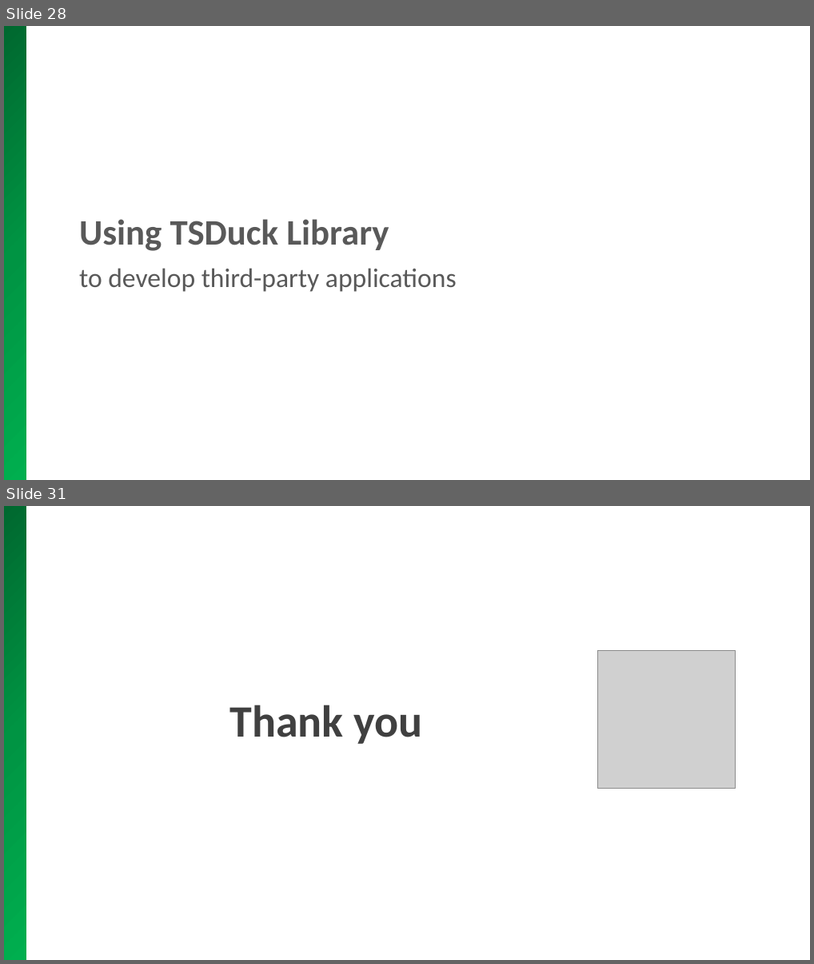
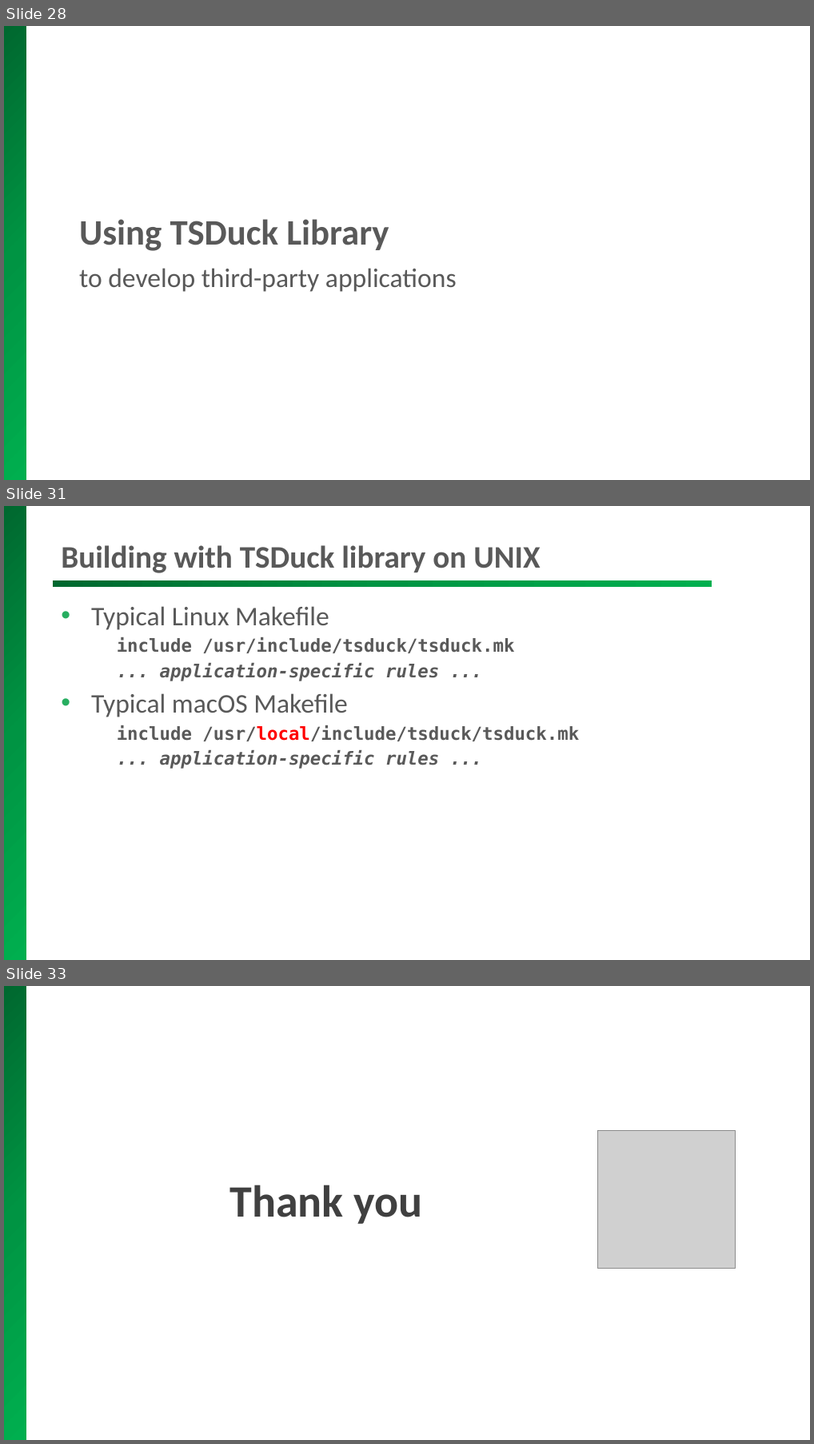
Before and after one commit to tsduck/tsduck, a slide deck: doc/tsduck-presentation.pptx. Shown one above the other, each under a label of ours: slides 28 and 31 before the commit, slides 28, 31 and 33 after it; the slides between them are not shown. The pictures are 814x964 and 814x1444 pixels, drawn with LibreOffice and Linux fonts; fonts in the diff are those of the drawing; grey boxes stand for pictures; background and template pictures are left out. Boxes give left, top, right and bottom in pixels: in the first picture for what was removed or moved away, otherwise in the second. Text is boxed around its words. In the diff, an @@ line names an element or a change of style, - is before the commit and + after.

```diff
--- a/doc/tsduck-presentation.pptx
+++ b/doc/tsduck-presentation.pptx
@@ slide 31 added at [4,506,810,960], background #FFFFFF; not listed: 1 template element that a slide beside it also shows @@
@@ title added at [61,545,540,573], 28 pt, text #595959, bold @@
+Building with TSDuck library on UNIX
@@ rectangle added at [53,580,712,587], fill gradient #00682F to #009443 to #00B050 @@
@@ text added at [91,606,579,768], 16 pt, text #595959, bold @@
+• Typical Linux Makefile
+    include /usr/include/tsduck/tsduck.mk
+    ... application-specific rules ...
+• Typical macOS Makefile
+    include /usr/local/include/tsduck/tsduck.mk
+    ... application-specific rules ...
@@ what was slide 31 is now slide 33 @@
```
Also in this commit, not shown: 6 slides changed, 1 other slide added, 17 other files.
